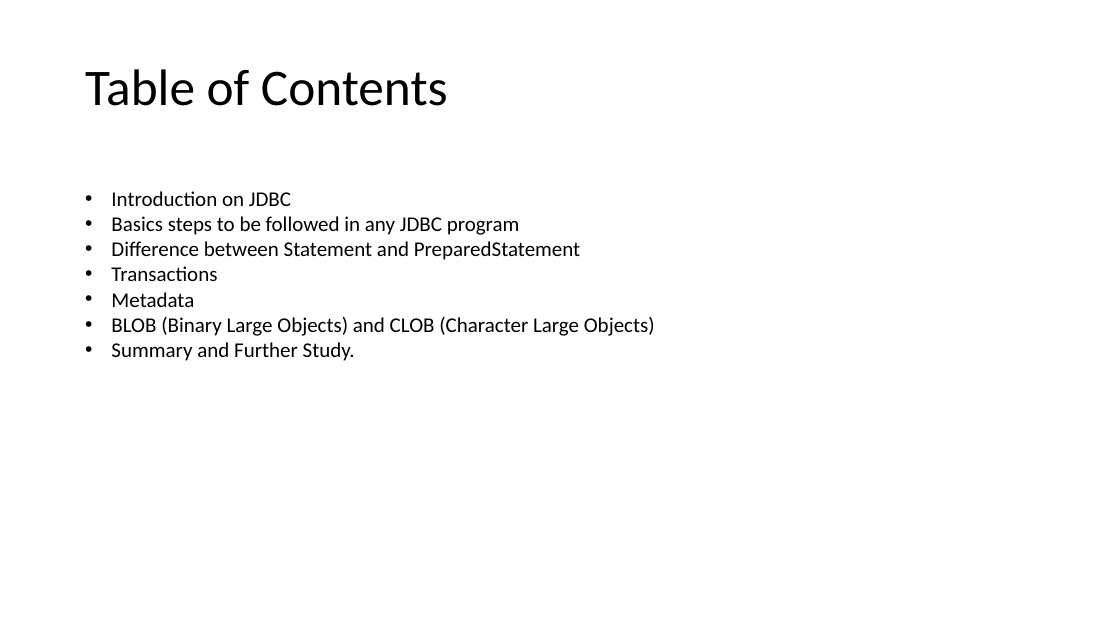
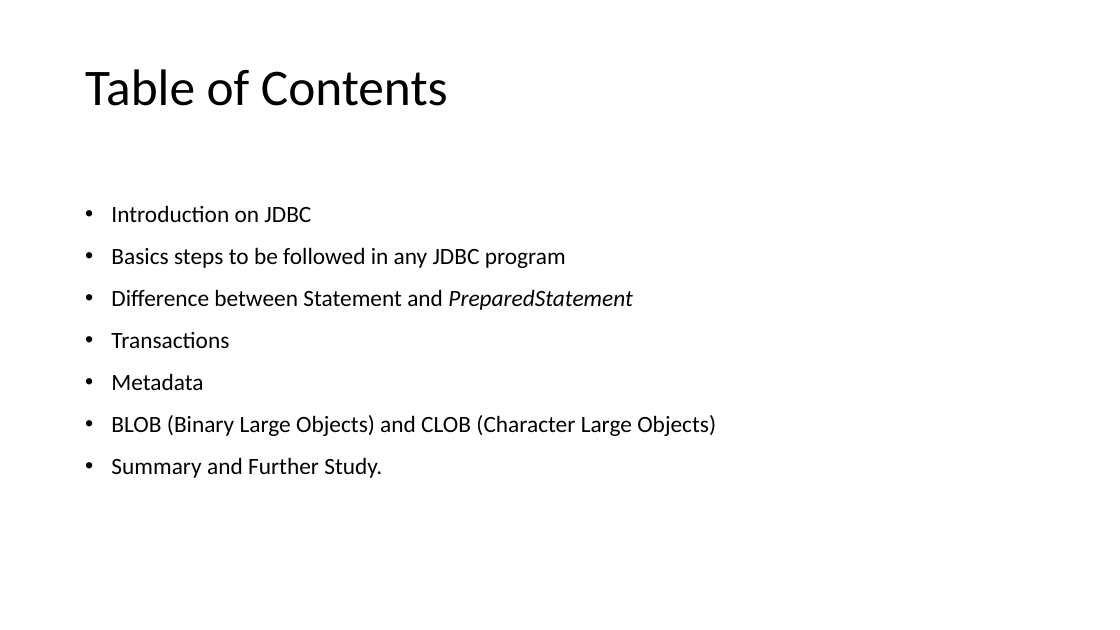
Before and after one commit to psp2108/JDBC_demo, a slide deck: slide 2 of JDBC_PPT/JDBC.pptx. Drawn at 1120x630 pixels with LibreOffice and Linux fonts; fonts in the diff are those of the drawing. Boxes give left, top, right and bottom in pixels: in the first picture for what was removed or moved away, otherwise in the second. Text is boxed around its words. In the diff, an @@ line names an element or a change of style, - is before the commit and + after.

```diff
--- a/JDBC_PPT/JDBC.pptx
+++ b/JDBC_PPT/JDBC.pptx
@@ text "Introduction on JDBC" at <box>111,205,716,478</box>: size 18 to 20 pt; italic on in "PreparedStatement"; line spacing 1 to 1.5 @@
```
Also in this commit, not shown: 11 other slides changed, 4 slides added, 3 slides removed.
